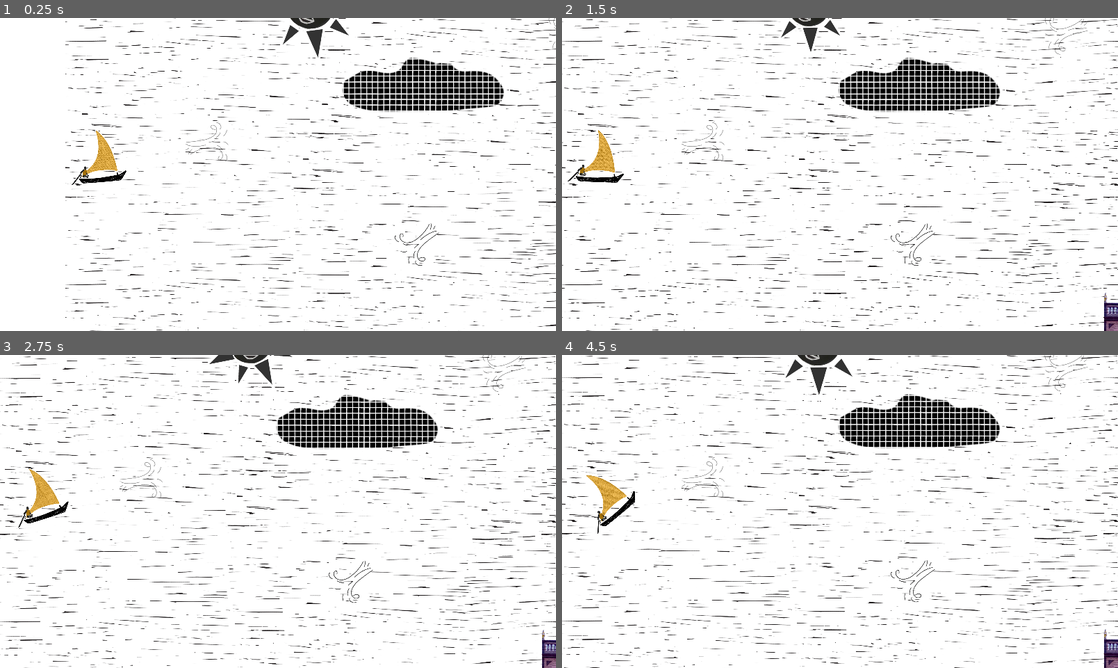
Above: before the commit, frames 1-4 (two rows, left to right).
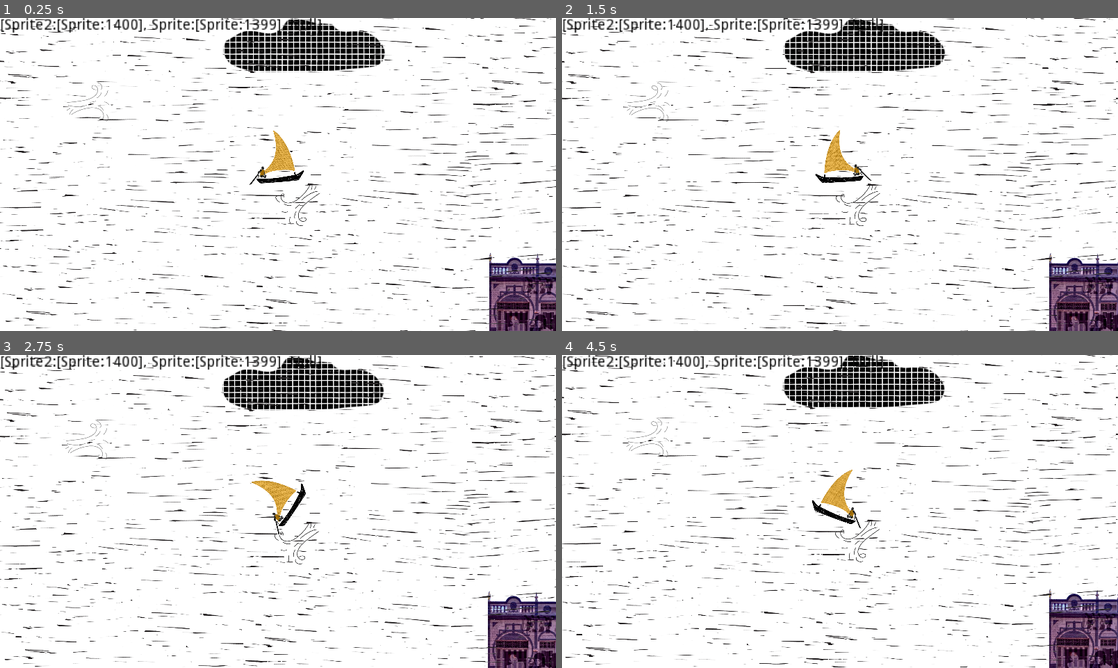
Above: after the commit, the same moments.

Repository: Negatives-One/UmBarcoVoa
Game: Godot game, scene res://Assets/Scenes/Mundo.tscn
Same seed, same stepped clock (60 frames per second), same inputs: the game is played once before the commit and once after it.
Inputs (mouse positions are in pixels of both pictures, inside the frame that each line leads up to):
- Up to frame 1 (0.25 s): no input
- Up to frame 2 (1.5 s): move the mouse to (962, 158) at 0.52 s; click (962, 158) at 0.6 s; move the mouse to (728, 190) at 1.27 s; click (728, 190) at 1.35 s
- Up to frame 3 (2.75 s): move the mouse to (333, 442) at 2.02 s; click (333, 442) at 2.1 s
- Up to frame 4 (4.5 s): move the mouse to (812, 574) at 2.77 s; click (812, 574) at 2.85 s; move the mouse to (1006, 558) at 3.52 s; click (1006, 558) at 3.6 s; tap Escape (ui_cancel) at 4.15 s; move the mouse to (673, 464) at 4.27 s; click (673, 464) at 4.35 s

The runs differ from the first frame. In frame 1, 19% of the frame differs, in the area x 0-100%, y 0-100%; in frame 2, 19%; in frame 3, 19%; in frame 4, 20%.

Commit message:
Infinite Scrolling BG - Horizontal

Diff:
--- /dev/null
+++ b/Assets/Scenes/BGInfinito.tscn
@@ -0,0 +1,14 @@
+[gd_scene load_steps=3 format=2]
+
+[ext_resource path="res://InfiniteBG.gd" type="Script" id=1]
+[ext_resource path="res://Assets/Images/AssetsEduardo/BG.png" type="Texture" id=2]
+
+[node name="Node2D" type="Node2D"]
+script = ExtResource( 1 )
+
+[node name="Sprite" type="Sprite" parent="."]
+texture = ExtResource( 2 )
+
+[node name="Sprite2" type="Sprite" parent="."]
+position = Vector2( 1920, 0 )
+texture = ExtResource( 2 )
--- a/Assets/Scenes/Mundo.tscn
+++ b/Assets/Scenes/Mundo.tscn
@@ -15,41 +15,48 @@
 [ext_resource path="res://Assets/Images/AssetsEduardo/Nuvem1.png" type="Texture" id=13]
 [ext_resource path="res://Assets/Images/AssetsEduardo/Nuvem2.png" type="Texture" id=14]
 [ext_resource path="res://Assets/Images/AssetsEduardo/Sol.png" type="Texture" id=15]
+[ext_resource path="res://Assets/Scenes/BGInfinito.tscn" type="PackedScene" id=16]
 
 [node name="Node2D" type="Node2D"]
 script = ExtResource( 1 )
 
 [node name="BG" type="Sprite" parent="."]
+visible = false
 position = Vector2( 479.26, 172.313 )
 scale = Vector2( 1, 0.8 )
 texture = ExtResource( 3 )
 region_rect = Rect2( 1331, 901, 310, 34 )
 
 [node name="BG2" type="Sprite" parent="."]
+visible = false
 position = Vector2( -1392.6, 172.313 )
 scale = Vector2( 1, 0.8 )
 texture = ExtResource( 3 )
 region_rect = Rect2( 1331, 901, 310, 34 )
 
 [node name="BG3" type="Sprite" parent="."]
+visible = false
 position = Vector2( 2392.9, 172.313 )
 scale = Vector2( 1, 0.8 )
 texture = ExtResource( 3 )
 region_rect = Rect2( 1331, 901, 310, 34 )
 
 [node name="BG4" type="Sprite" parent="."]
+visible = false
 position = Vector2( 479.26, -667.289 )
 scale = Vector2( 1, 0.8 )
 texture = ExtResource( 3 )
 region_rect = Rect2( 1331, 901, 310, 34 )
 
 [node name="BG5" type="Sprite" parent="."]
+visible = false
 position = Vector2( -1392.6, -667.289 )
 scale = Vector2( 1, 0.8 )
 texture = ExtResource( 3 )
 region_rect = Rect2( 1331, 901, 310, 34 )
 
 [node name="BG6" type="Sprite" parent="."]
+visible = false
 position = Vector2( 2392.9, -667.289 )
 scale = Vector2( 1, 0.8 )
 texture = ExtResource( 3 )
@@ -58,9 +65,10 @@
 [node name="CanvasLayer" type="CanvasLayer" parent="."]
 
 [node name="Label" type="Label" parent="CanvasLayer"]
-visible = false
 margin_right = 40.0
 margin_bottom = 14.0
+rect_scale = Vector2( 3.68, 3.68 )
+custom_colors/font_color = Color( 0, 0, 0, 1 )
 text = "TExtooooooooooooosdasdasd"
 __meta__ = {
 "_edit_use_anchors_": false
@@ -87,8 +95,9 @@
 }
 
 [node name="RigidBody2D" parent="." instance=ExtResource( 2 )]
-position = Vector2( -2231, -116.249 )
+position = Vector2( -1207.11, 20.8947 )
 z_index = 6
+MaxSpeed = 500.0
 
 [node name="Area2D" parent="." instance=ExtResource( 4 )]
 position = Vector2( -608.34, -610.794 )
@@ -163,9 +172,12 @@
 
 [node name="Sol" type="Sprite" parent="."]
 position = Vector2( -699.573, -349.739 )
-rotation = -0.261799
-scale = Vector2( 0.9, 0.9 )
+rotation = -0.0189317
+scale = Vector2( 0.945006, 0.945006 )
 texture = ExtResource( 15 )
 
 [node name="AnimationPlayer" type="AnimationPlayer" parent="."]
 anims/AnimacaoSol = ExtResource( 5 )
+
+[node name="Node2D" parent="." instance=ExtResource( 16 )]
+position = Vector2( -1207.11, 20.8946 )
--- a/Assets/Scenes/Player.tscn
+++ b/Assets/Scenes/Player.tscn
@@ -46,7 +46,6 @@
 current = true
 limit_left = -2350
 limit_top = -1075
-limit_right = 3350
 limit_bottom = 600
 limit_smoothed = true
 smoothing_enabled = true
--- a/Assets/Scripts/Mundo.gd
+++ b/Assets/Scripts/Mundo.gd
@@ -1,12 +1,46 @@
 extends Node2D
+#3350
+onready var player : Player = $RigidBody2D
+onready var FrontImg : Sprite = $Node2D/Sprite
+onready var BackImg : Sprite = $Node2D/Sprite2
+onready var HorizontalBG : Array = [ null, BackImg, FrontImg]
 
-func _ready():
+var auxImgPos : int = 2
+onready var imgWidth : float= FrontImg.texture.get_width()
+
+func _ready() -> void:
 	$AnimationPlayer.play("AnimacaoSol")
 
-func _process(delta):
-	if Input.is_action_pressed("ui_cancel"):
+func _unhandled_input(event):
+	if event.is_action_pressed("ui_cancel"):
 		OS.window_fullscreen = !OS.window_fullscreen
-	$CanvasLayer/Label.text = str($RigidBody2D.currentState)
+
+func _process(delta : float) -> void:
+	$CanvasLayer/Label.text = str(HorizontalBG)#$RigidBody2D.currentState)
 	$CanvasLayer/Label2.text = str($RigidBody2D.linear_velocity.length())
 	$CanvasLayer/Label3.text = str($RigidBody2D.boostState)
 	$Sol.global_position = Vector2($RigidBody2D.global_position.x + 720, -700)
+	UpdateBG()
+	UpdateArray()
+
+func UpdateBG() -> void:
+	if player.global_position.x > HorizontalBG[1].global_position.x:
+		HorizontalBG[auxImgPos].global_position.x = (HorizontalBG[1].global_position.x + imgWidth)
+
+	if player.global_position.x < HorizontalBG[1].global_position.x:
+		HorizontalBG[auxImgPos].global_position.x = (HorizontalBG[1].global_position.x - imgWidth)
+
+func UpdateArray() -> void:
+	if player.global_position.x > HorizontalBG[1].global_position.x + imgWidth/2:
+		var aux : Sprite = HorizontalBG[auxImgPos]
+		auxImgPos = 2
+		HorizontalBG[0] = null
+		HorizontalBG[auxImgPos] = HorizontalBG[1]
+		HorizontalBG[1] = aux
+
+	elif player.global_position.x < HorizontalBG[1].global_position.x - imgWidth/2:
+		var aux : Sprite = HorizontalBG[auxImgPos]
+		auxImgPos = 0
+		HorizontalBG[2] = null
+		HorizontalBG[auxImgPos] = HorizontalBG[1]
+		HorizontalBG[1] = aux
--- /dev/null
+++ b/InfiniteBG.gd
@@ -0,0 +1,27 @@
+extends Node2D
+
+var imgWidth : float
+var velocity : float
+var aux : float = 0
+var player : Player
+var first : bool = true
+var BackImg : Sprite
+var FrontImg : Sprite
+
+func _ready () -> void:
+	player = $"../RigidBody2D"
+	BackImg = $Sprite
+	FrontImg = $Sprite2
+	imgWidth = $Sprite.texture.get_width ()
+
+
+func _physics_process(delta):
+	#UpdateIMG()
+	velocity = player.linear_velocity.x
+
+
+func UpdateIMG() -> void:
+	if player.global_position.x >= BackImg.global_position.x:
+		FrontImg.global_position.x = (BackImg.global_position.x + imgWidth)
+	elif player.global_position.x >= FrontImg.global_position.x:
+		BackImg.global_position.x = (FrontImg.global_position.x + imgWidth)
Not shown: 1 places in Assets/Scenes/Mundo.tscn that only renumber resources
